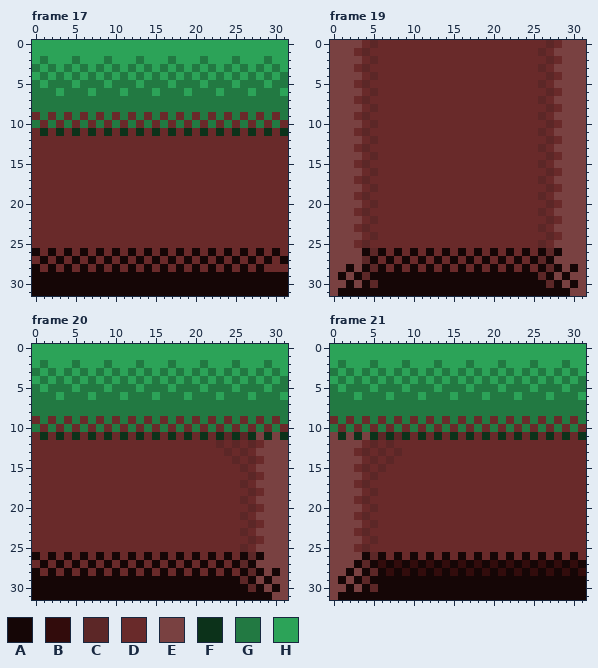
Two versions of one pixel-art file, Document/Map/Map2M.aseprite. Above is the file before it was changed.
32x32 pixels, 22 frames. Shown: frame 17, frame 19, frame 20, frame 21. The commit also changed other frames, which this record leaves out.
Palette (. is transparent): A #150606  B #320c0c  C #5c2727  D #692a2a  E #794141  F #0c321a  G #227942  H #2ca358
New version:
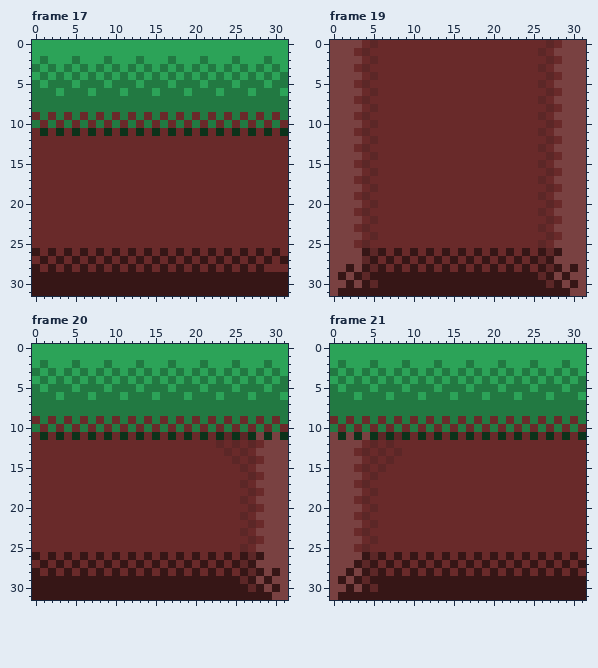
The exact change:
colour A: #150606 -> #361616
Changed rows in their new state; - is a pixel that keeps its letter.
Frame 21, layers "Layer 2", "Layer 1":
first column x 6:
27 D-D-D-D-D-D-D-D-D-D-D-D-D-
28 -D-D-D-D-D-D-D-D-D-D-D-D-D
Boxes around the changes in both pictures, in picture pixels (x1, y1, x2, y2):
changed: (32, 248, 288, 296)
changed: (338, 248, 578, 296)
changed: (32, 552, 280, 600)
changed: (338, 552, 586, 600)
